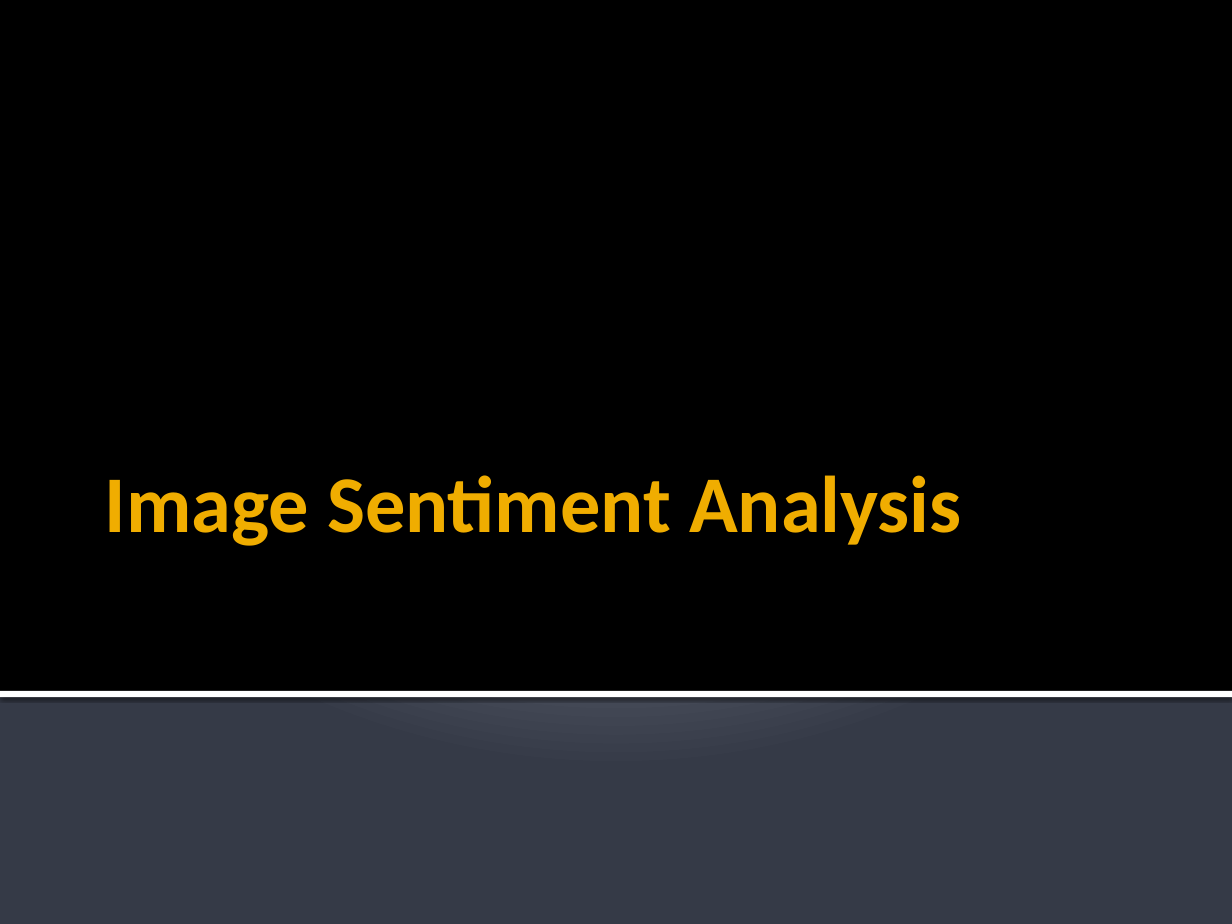
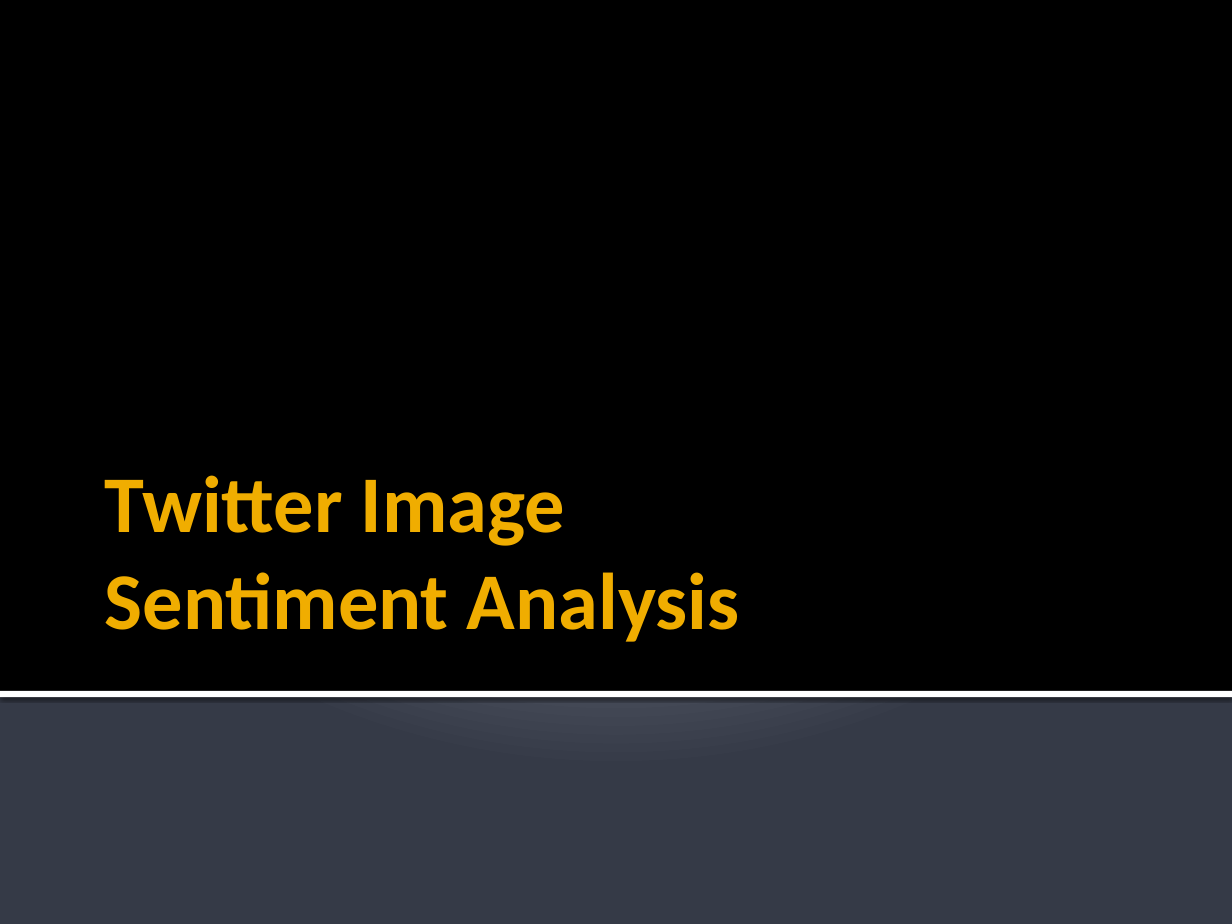
Before and after one commit to asterix135/CKME136, a slide deck: slide 1 of Submissions/C_Graham_Capstone.pptx. Drawn at 1232x924 pixels with LibreOffice and Linux fonts; fonts in the diff are those of the drawing. Boxes give left, top, right and bottom in pixels: in the first picture for what was removed or moved away, otherwise in the second. Text is boxed around its words. In the diff, an @@ line names an element or a change of style, - is before the commit and + after.

```diff
--- a/Submissions/C_Graham_Capstone.pptx
+++ b/Submissions/C_Graham_Capstone.pptx
@@ title at box(105, 475, 739, 642): text changed @@
-Image Sentiment Analysis
+Twitter Image
+Sentiment Analysis
```
Also in this commit, not shown: 4 other slides changed, 2 slides added, 2 slides removed, 1 other file.
